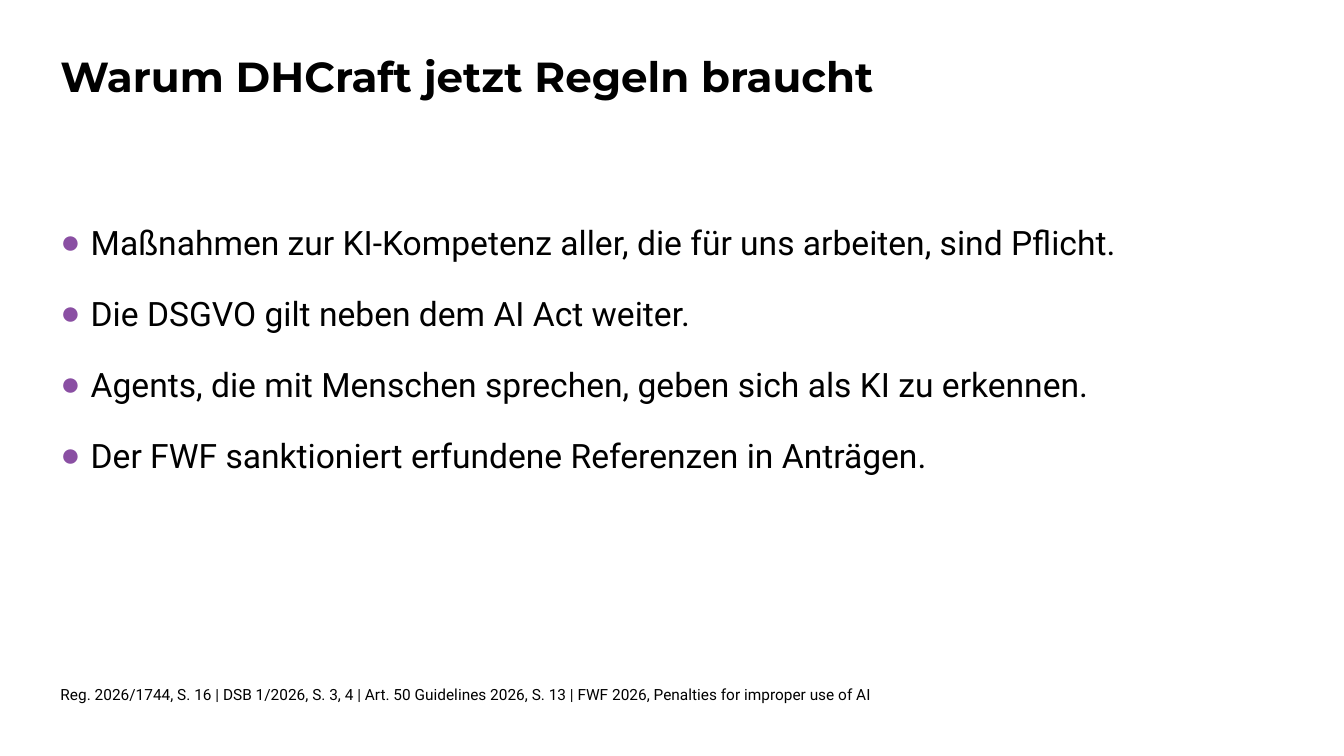
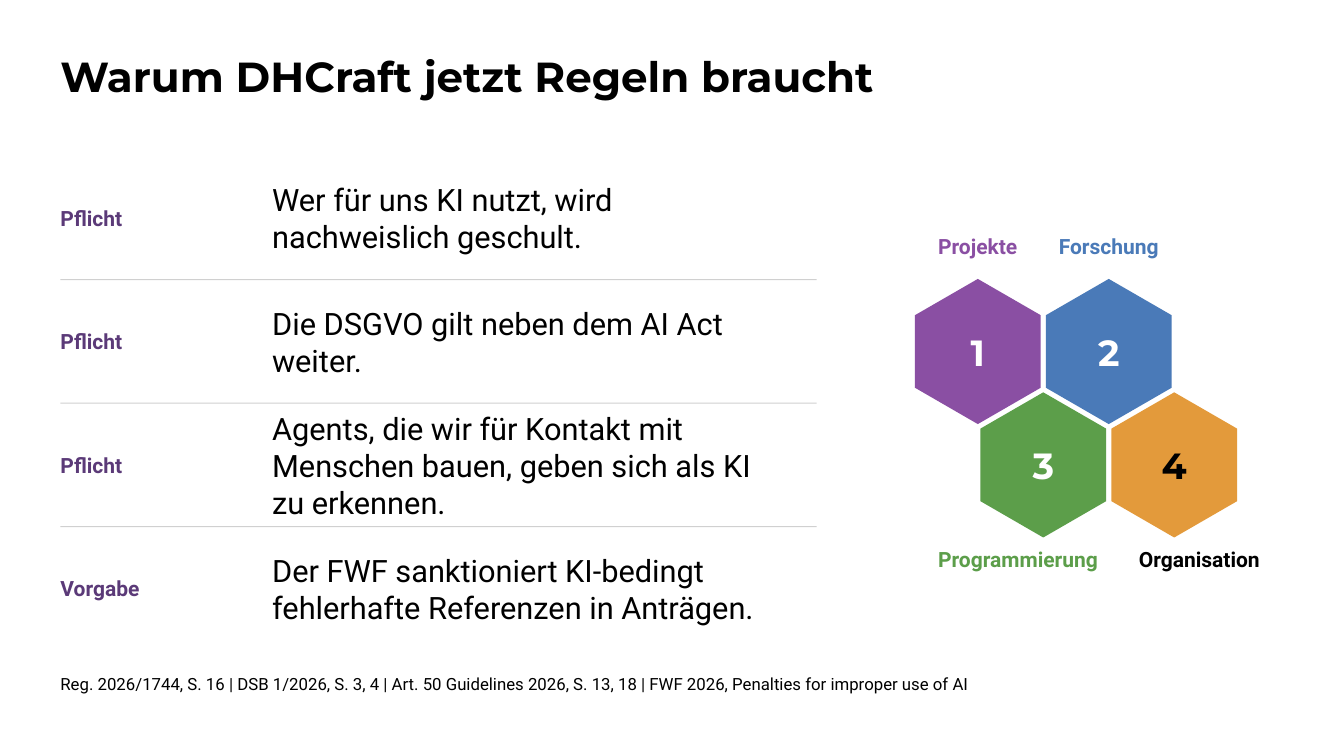
Before and after one commit to DigitalHumanitiesCraft/agentic-governance-workspace, a slide deck: slide 2 of material/DHCraft_Pitch_Regeln_fuer_AI_Agents.pptx. Drawn at 1344x756 pixels with LibreOffice and Linux fonts; fonts in the diff are those of the drawing. Boxes give left, top, right and bottom in pixels: in the first picture for what was removed or moved away, otherwise in the second. Text is boxed around its words. In the diff, an @@ line names an element or a change of style, - is before the commit and + after.

```diff
--- a/material/DHCraft_Pitch_Regeln_fuer_AI_Agents.pptx
+++ b/material/DHCraft_Pitch_Regeln_fuer_AI_Agents.pptx
@@ text added at box(272, 187, 612, 255), 22 pt, text #000000 @@
+Wer für uns KI nutzt, wird nachweislich geschult.
@@ text added at box(60, 210, 122, 226), 15 pt, text #5B3A78, bold @@
+Pflicht
@@ text removed at box(91, 229, 1115, 475) @@
-● Maßnahmen zur KI-Kompetenz aller, die für uns arbeiten, sind Pflicht.
-● Die DSGVO gilt neben dem AI Act weiter.
-● Agents, die mit Menschen sprechen, geben sich als KI zu erkennen.
-● Der FWF sanktioniert erfundene Referenzen in Anträgen.
@@ text added at box(938, 238, 1017, 259), 15 pt, text #8A4FA3, bold @@
+Projekte
@@ text added at box(1059, 238, 1159, 259), 15 pt, text #4A7AB8, bold @@
+Forschung
@@ rectangle added at box(60, 279, 817, 280), fill #D0D0D0 @@
@@ freeform shape added at box(915, 279, 1042, 424), fill #8A4FA3 @@
@@ freeform shape added at box(1047, 279, 1173, 424), fill #4A7AB8 @@
@@ text added at box(272, 312, 723, 373), 22 pt, text #000000 @@
+Die DSGVO gilt neben dem AI Act weiter.
@@ text added at box(60, 333, 122, 349), 15 pt, text #5B3A78, bold @@
+Pflicht
@@ text added at box(971, 340, 985, 366), 26 pt, text #FFFFFF, bold @@
+1
@@ text added at box(1098, 340, 1119, 366), 26 pt, text #FFFFFF, bold @@
+2
@@ rectangle added at box(60, 402, 817, 403), fill #D0D0D0 @@
@@ text added at box(272, 416, 751, 515), 22 pt, text #000000 @@
+Agents, die wir für Kontakt mit Menschen bauen, geben sich als KI zu erkennen.
@@ freeform shape added at box(981, 392, 1107, 537), fill #5C9E4A @@
@@ freeform shape added at box(1112, 392, 1238, 537), fill #E39A3B @@
@@ text added at box(60, 457, 122, 473), 15 pt, text #5B3A78, bold @@
+Pflicht
@@ text added at box(1033, 453, 1055, 480), 26 pt, text #FFFFFF, bold @@
+3
@@ text added at box(1162, 453, 1187, 479), 26 pt, text #000000, bold @@
+4
@@ rectangle added at box(60, 526, 817, 527), fill #D0D0D0 @@
@@ text added at box(272, 559, 753, 626), 22 pt, text #000000 @@
+Der FWF sanktioniert KI-bedingt fehlerhafte Referenzen in Anträgen.
@@ text added at box(938, 551, 1098, 572), 15 pt, text #5C9E4A, bold @@
+Programmierung
@@ text added at box(1139, 551, 1260, 572), 15 pt, text #000000, bold @@
+Organisation
@@ text added at box(60, 580, 139, 601), 15 pt, text #5B3A78, bold @@
+Vorgabe
@@ text at box(60, 677, 968, 694): text changed; size 11 to 12 pt @@
-Reg. 2026/1744, S. 16 | DSB 1/2026, S. 3, 4 | Art. 50 Guidelines 2026, S. 13 | FWF 2026, Penalties for improper use of AI
+Reg. 2026/1744, S. 16 | DSB 1/2026, S. 3, 4 | Art. 50 Guidelines 2026, S. 13, 18 | FWF 2026, Penalties for improper use of AI
```
Also in this commit, not shown: 5 other slides changed, 1 slide added, 2 other files.
